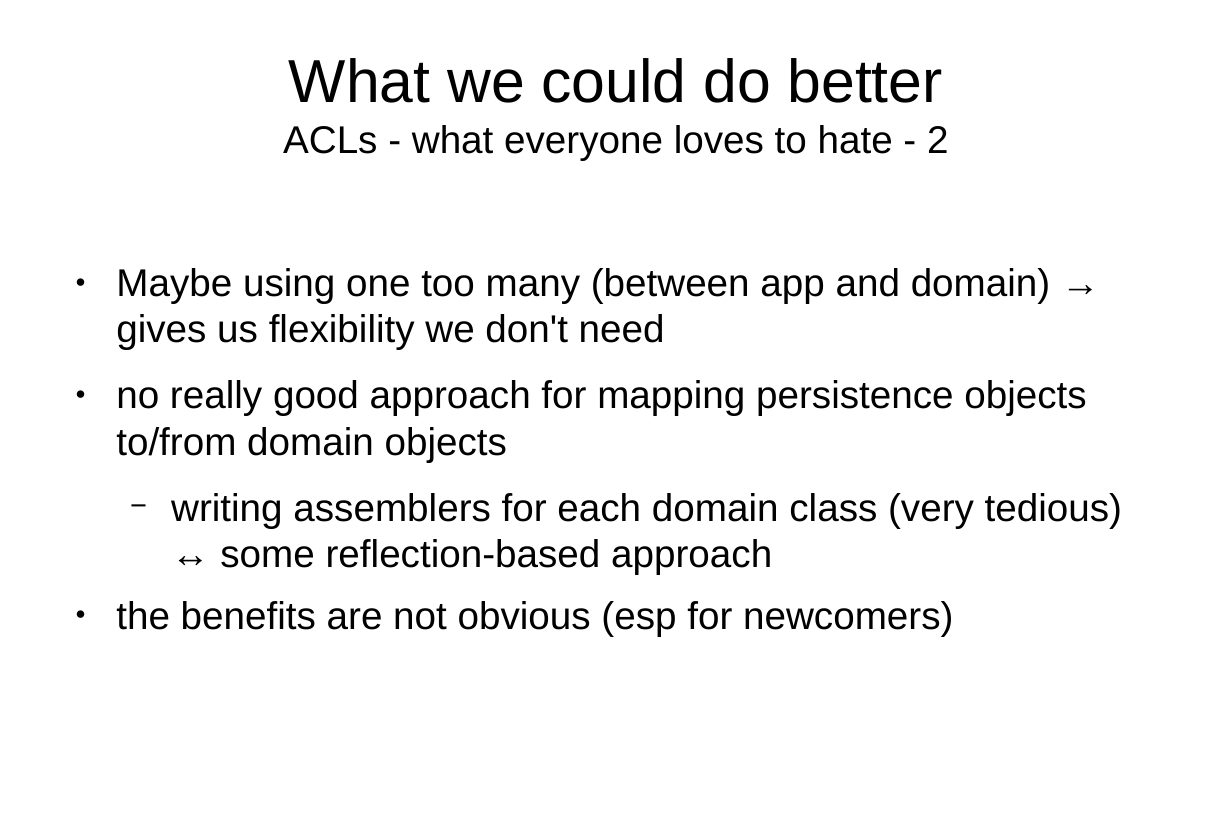
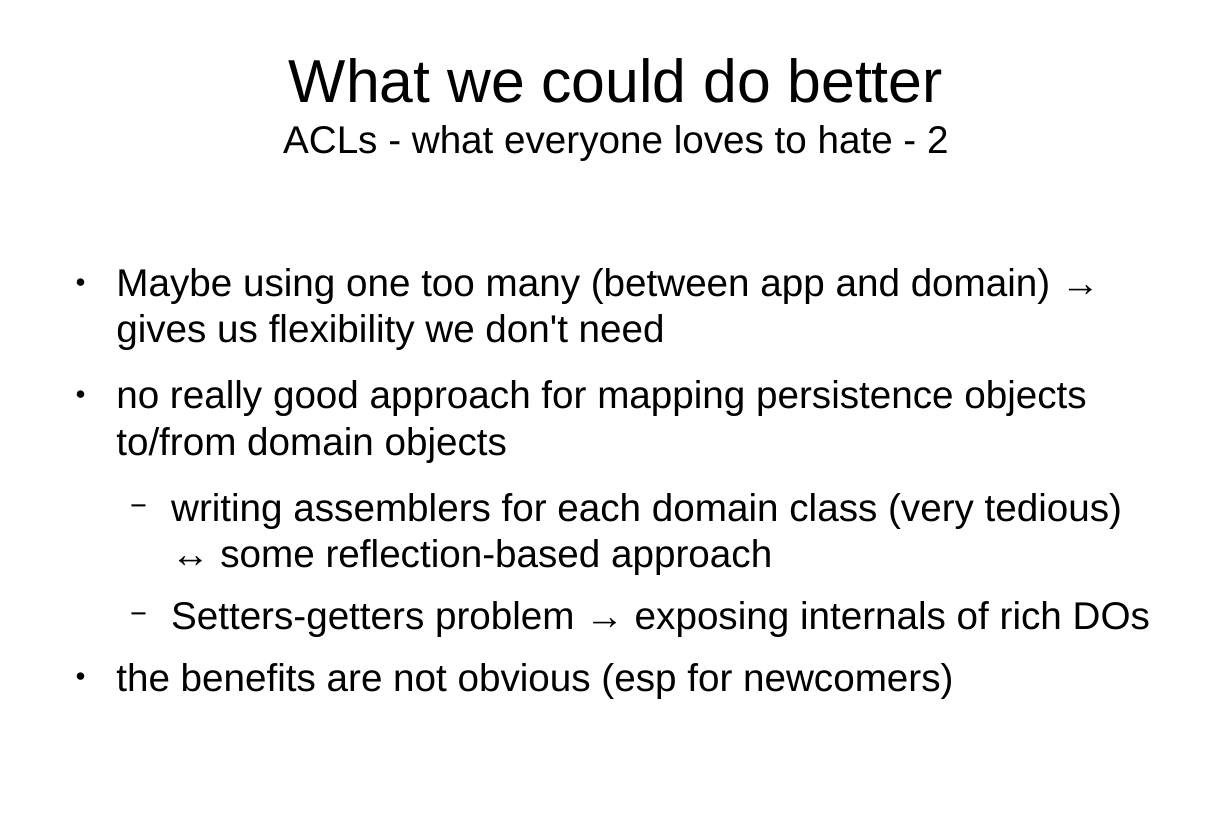
Before and after one commit to matemagyari/principle, a slide deck: slide 8 of DDDInPoker.odp. Drawn at 1232x821 pixels with LibreOffice and Linux fonts; fonts in the diff are those of the drawing. Boxes give left, top, right and bottom in pixels: in the first picture for what was removed or moved away, otherwise in the second. Text is boxed around its words. In the diff, an @@ line names an element or a change of style, - is before the commit and + after.

```diff
--- a/DDDInPoker.odp
+++ b/DDDInPoker.odp
@@ text at (x1=171, y1=601, x2=1150, y2=636): paragraph added @@
+  − Setters-getters problem → exposing internals of rich DOs
```
Also in this commit, not shown: 4 other slides changed, 6 slides added.
